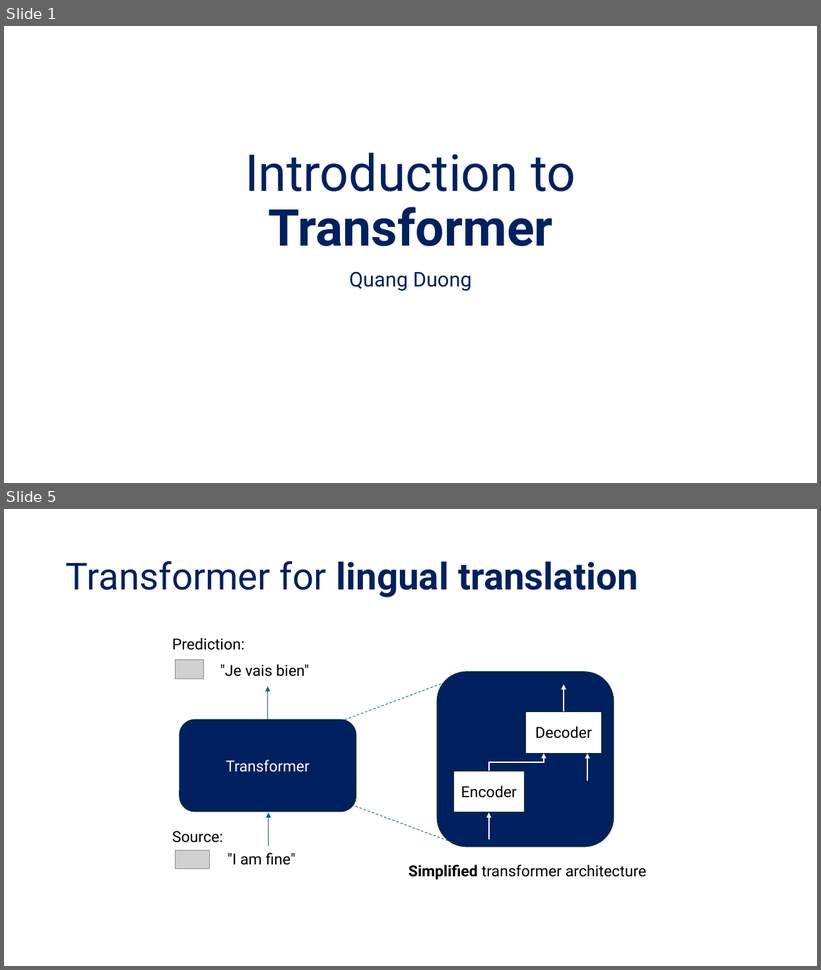
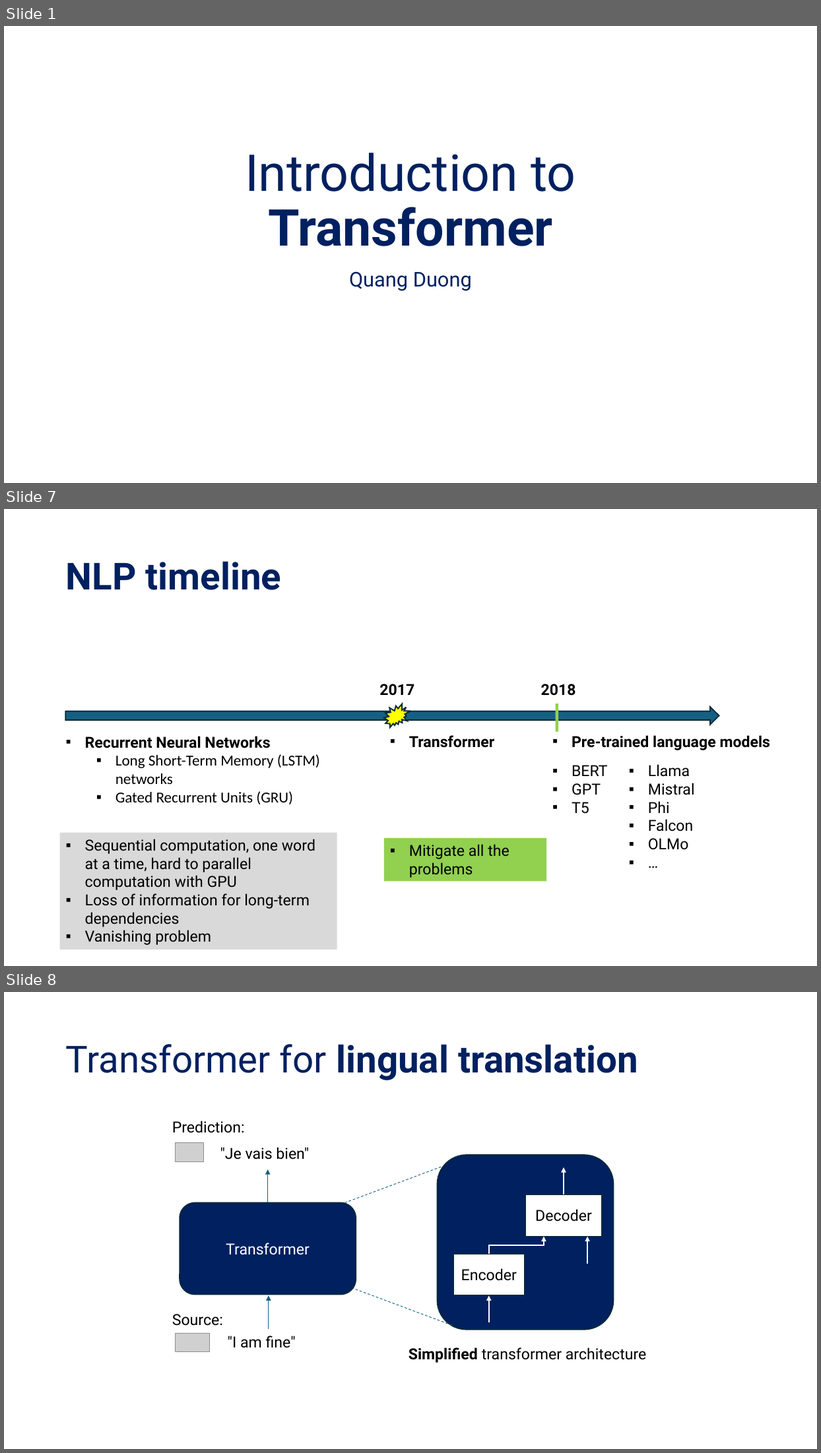
Before and after one commit to tanquangduong/transformer-pt, a slide deck: presentation/Introduction to Transformer.pptx. Shown one above the other, each under a label of ours: slides 1 and 5 before the commit, slides 1, 7 and 8 after it; the slides between them are not shown. The pictures are 821x970 and 821x1453 pixels, drawn with LibreOffice and Linux fonts; fonts in the diff are those of the drawing; grey boxes stand for pictures. Boxes give left, top, right and bottom in pixels: in the first picture for what was removed or moved away, otherwise in the second. Text is boxed around its words. In the diff, an @@ line names an element or a change of style, - is before the commit and + after.

```diff
--- a/presentation/Introduction to Transformer.pptx
+++ b/presentation/Introduction to Transformer.pptx
@@ slide 7 added at <box>4,509,817,966</box>, background #FFFFFF @@
@@ title added at <box>66,561,281,590</box>, 44 pt, text #002060, bold @@
+NLP timeline
@@ text added at <box>380,684,415,696</box>, 18 pt, text #000000, bold @@
+2017
@@ text added at <box>541,684,576,696</box>, 18 pt, text #000000, bold @@
+2018
@@ irregular seal added at <box>384,704,411,728</box>, fill #FFFF00, outline #092A39 1.5 pt @@
@@ rectangle added at <box>556,704,558,732</box>, fill #92D050 @@
@@ right arrow added at <box>65,707,719,725</box>, fill #156082, outline #092A39 1.5 pt @@
@@ text added at <box>85,736,320,805</box>, 18 pt, text #000000 @@
+▪ Recurrent Neural Networks
+  ▪ Long Short-Term Memory (LSTM) networks
+  ▪ Gated Recurrent Units (GRU)
@@ text added at <box>409,735,494,748</box>, 18 pt, text #000000, bold @@
+▪ Transformer
@@ text added at <box>572,735,771,751</box>, 18 pt, text #000000, bold @@
+▪ Pre-trained language models
@@ text added at <box>572,765,608,814</box>, 18 pt, text #000000 @@
+▪ BERT
+▪ GPT
+▪ T5
@@ text added at <box>648,764,695,850</box>, 18 pt, text #000000 @@
+▪ Llama
+▪ Mistral
+▪ Phi
+▪ Falcon
+▪ OLMo
+▪ …
@@ rectangle added at <box>60,833,337,950</box>, fill #D9D9D9, 18 pt, text #000000 @@
+▪ Sequential computation, one word at a time, hard to parallel computation with GPU
+▪ Loss of information for long-term dependencies
+▪ Vanishing problem
@@ rectangle added at <box>384,838,547,882</box>, fill #92D050, 18 pt, text #000000 @@
+▪ Mitigate all the problems
@@ what was slide 5 is now slide 8 @@
```
Also in this commit, not shown: 1 slide changed, 4 other slides added, 2 slides removed, 2 other files.
